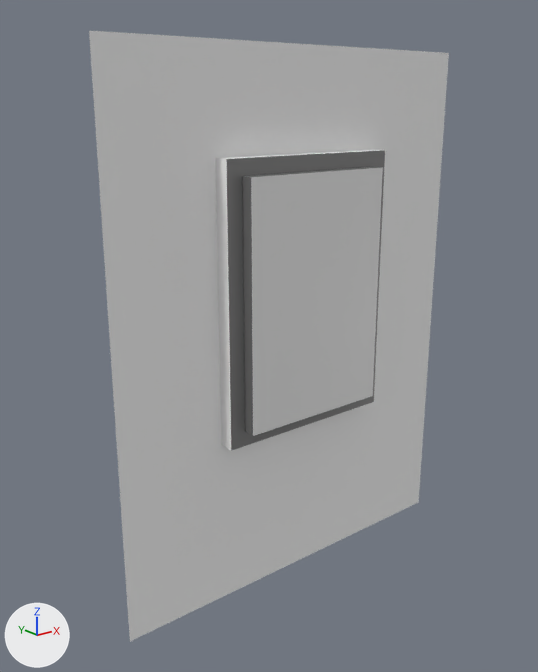
The FBX model Assets/Models/Building/Wall03_2m.fbx, before and after one commit.
Before and after are seen from a 50 mm camera at (-3.28, -2.62, 2.36) aimed at (-1.15, 0.04, 1.29). Every picture has the same lights, and +X, +Y and +Z are marked at lower left. Where no turn or scale is listed for an object, it has been applied to the vertices.

The first picture shows 'Wall03_2m'.
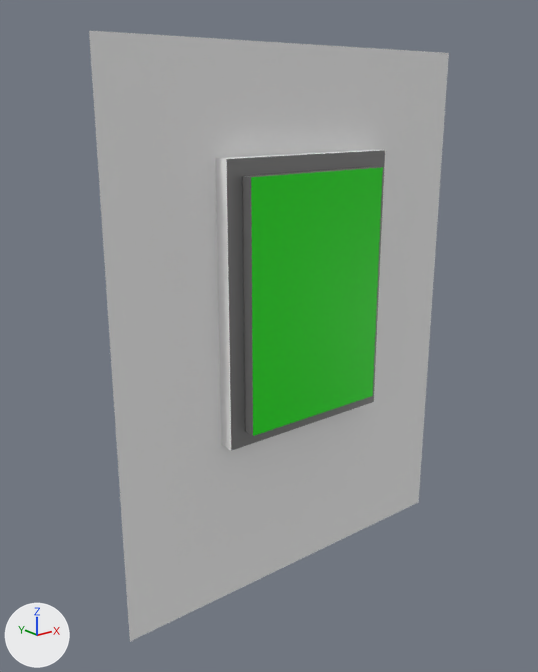
The change, as JSON lines over the scene's bpy script:
```json
{"op": "set", "path": "mat_windows.base_color", "old": "(0.8, 0.8, 0.8)", "new": "(0.0046, 0.8, 0.0)", "note": "white #e7e7e7 -> green #0fe700"}
```

Changed parts and their boxes [x1, y1, x2, y2] in the pictures (538 x 672 px):
```json
{"object": "Wall03_2m", "change": "recoloured", "before": [248, 164, 386, 439], "after": [248, 164, 386, 439], "on screen": "white to green"}
```
